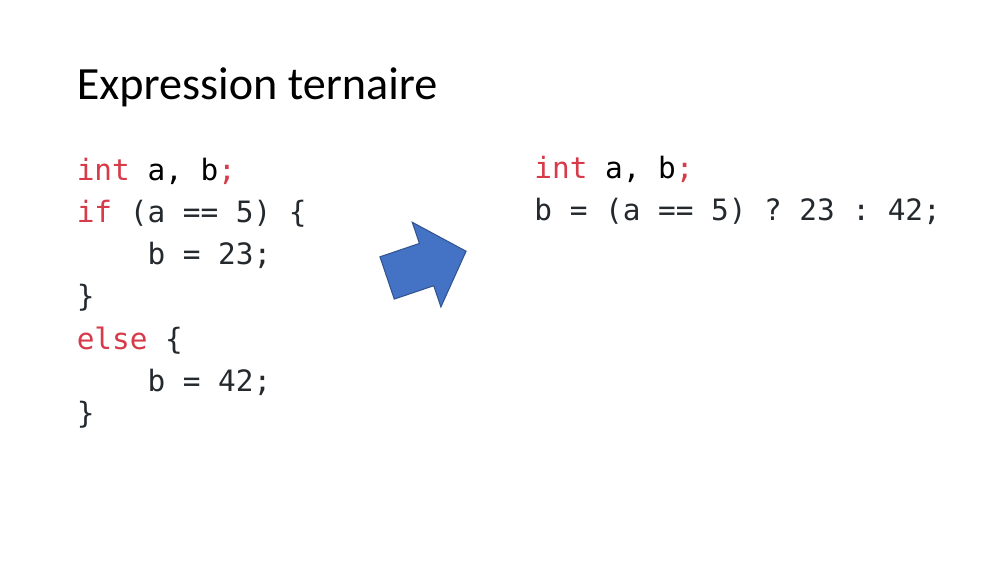
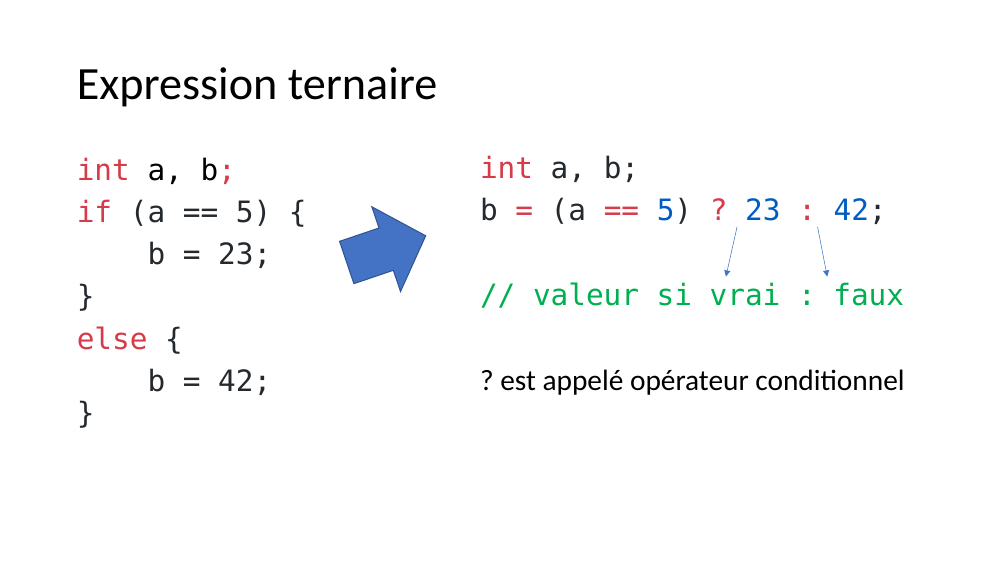
Before and after one commit to standard3/BTS1, a slide deck: slide 20 of 02_C/02_Types-et-operateurs/Types et opérateurs en C.pptx (slide 19 before the commit). Drawn at 1008x567 pixels with LibreOffice and Linux fonts; fonts in the diff are those of the drawing. Boxes give left, top, right and bottom in pixels: in the first picture for what was removed or moved away, otherwise in the second. Text is boxed around its words. In the diff, an @@ line names an element or a change of style, - is before the commit and + after.

```diff
--- a/02_C/02_Types-et-operateurs/Types et opérateurs en C.pptx
+++ b/02_C/02_Types-et-operateurs/Types et opérateurs en C.pptx
@@ text "int a, b;": place and size @@
-text "int a, b;" at <box>534,155,941,224</box>
+text "int a, b;" at <box>480,155,904,395</box>
@@ text at <box>480,155,887,224</box>: text colour #000000 to #24292E in "a, b;"; text colour #D73A49 to #24292E in "b;"; text colour #24292E to #D73A49 in "= == ? :"; text colour #24292E to #005CC5 in "5) 23 42;" @@
@@ right arrow: place and size @@
-right arrow at <box>373,209,480,320</box>
+right arrow at <box>333,193,440,304</box>
@@ arrow added from (737, 227) to (726, 277), #4472C4 0.5 pt @@
@@ arrow added from (817, 227) to (827, 277), #4472C4 0.5 pt @@
@@ text at <box>500,282,904,395</box>: paragraphs added @@
+// valeur si vrai : faux
+? est appelé opérateur conditionnel
```
Also in this commit, not shown: 2 other slides changed, 14 slides added, 6 other files.
